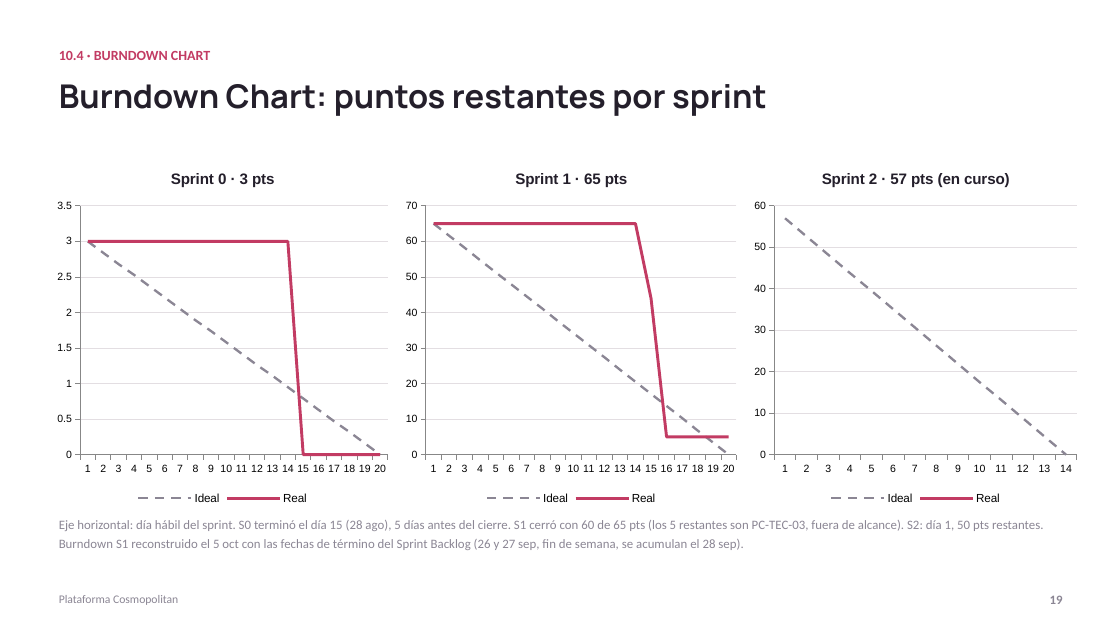
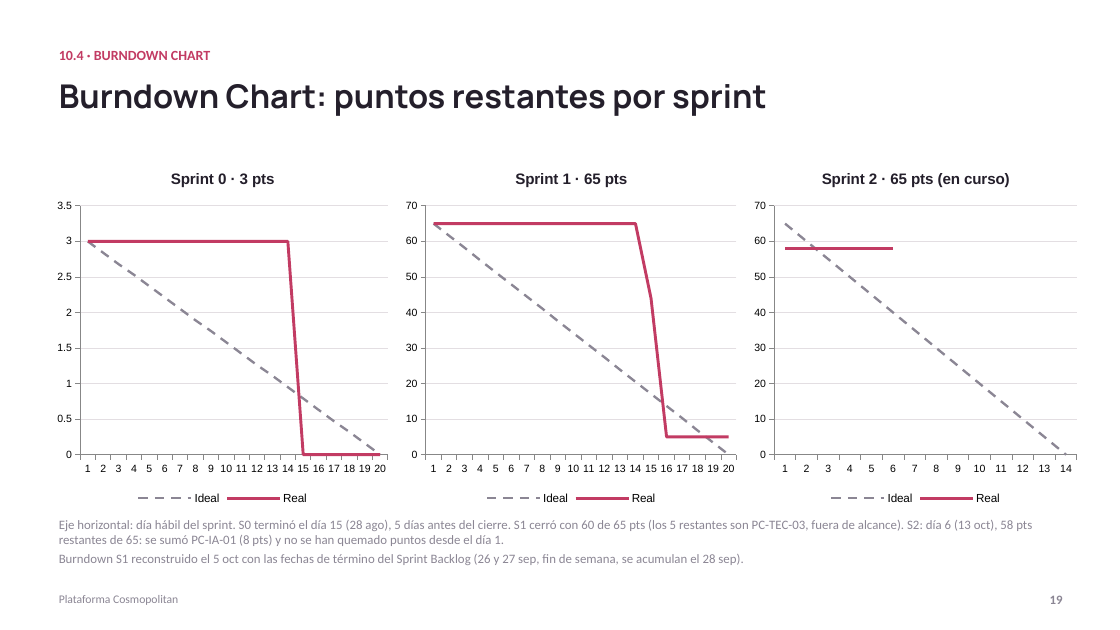
Before and after one commit to ChristianCuadra/capstone, a slide deck: slide 19 of Fase 2/Presentacion-Cosmopolitan.pptx. Drawn at 1120x630 pixels with LibreOffice and Linux fonts; fonts in the diff are those of the drawing. Boxes give left, top, right and bottom in pixels: in the first picture for what was removed or moved away, otherwise in the second. Text is boxed around its words. In the diff, an @@ line names an element or a change of style, - is before the commit and + after.

```diff
--- a/Fase 2/Presentacion-Cosmopolitan.pptx
+++ b/Fase 2/Presentacion-Cosmopolitan.pptx
@@ line chart at (748,155,1084,508) @@
@@ title "Sprint 2 · 57 pts (en curso)" to "Sprint 2 · 65 pts (en curso)" @@
-Ideal: 57, 53, 48, 44, 40, 35, 31, 26, 22, 18, 13, 9, 4, 0
+Ideal: 65, 60, 55, 50, 45, 40, 35, 30, 25, 20, 15, 10, 5, 0
-Real: 50, -, -, -, -, -, -, -, -, -, -, -, -, -
+Real: 58, 58, 58, 58, 58, 58, -, -, -, -, -, -, -, -
@@ text at (59,520,1032,546): text changed @@
-Eje horizontal: día hábil del sprint. S0 terminó el día 15 (28 ago), 5 días antes del cierre. S1 cerró con 60 de 65 pts (los 5 restantes son PC-TEC-03, fuera de alcance). S2: día 1, 50 pts restantes.
+Eje horizontal: día hábil del sprint. S0 terminó el día 15 (28 ago), 5 días antes del cierre. S1 cerró con 60 de 65 pts (los 5 restantes son PC-TEC-03, fuera de alcance). S2: día 6 (13 oct), 58 pts restantes de 65: se sumó PC-IA-01 (8 pts) y no se han quemado puntos desde el día 1.
```
Also in this commit, not shown: 7 other slides changed, 2 other files.
